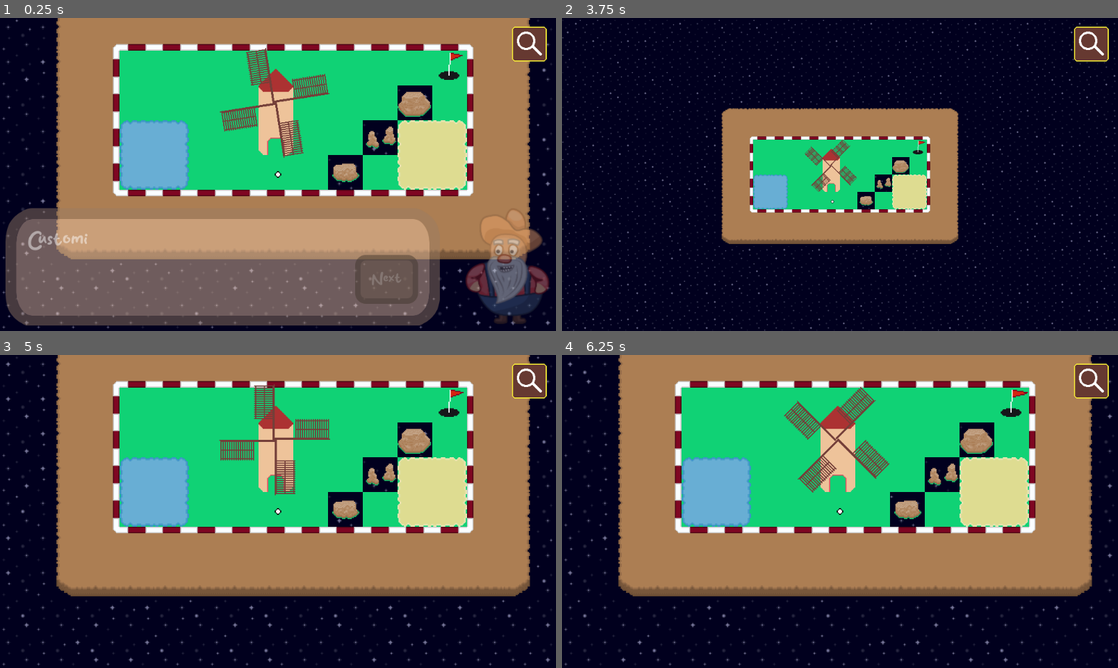
Above: before the commit, frames 1-4 (two rows, left to right).
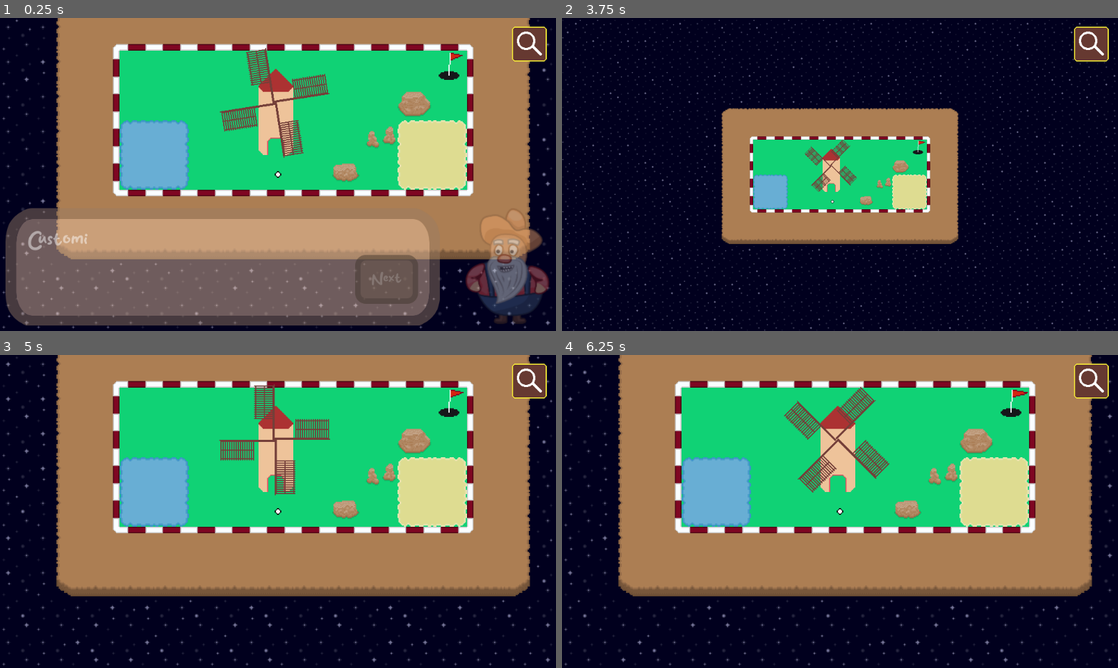
Above: after the commit, the same moments.

Repository: SleepingColossus/rustys-mini-golf
Game: Godot game, scene res://Maps/TestMap.tscn
Same seed, same stepped clock (60 frames per second), same inputs: the game is played once before the commit and once after it. The project has no main scene, so this scene is started directly.
Inputs (mouse positions are in pixels of both pictures, inside the frame that each line leads up to):
- Up to frame 1 (0.25 s): no input
- Up to frame 2 (3.75 s): click (1090, 43) at 0.5 s; click "Next" at 1.25 s; click (1090, 43) at 2 s; click (1090, 43) at 2.75 s; move the mouse to (962, 158) at 3.52 s; tap Z (toggle_zoom) at 3.6 s; click (962, 158) at 3.67 s
- Up to frame 3 (5 s): move the mouse to (166, 527) at 4.27 s; tap Z (toggle_zoom) at 4.35 s; click (166, 527) at 4.42 s
- Up to frame 4 (6.25 s): move the mouse to (895, 442) at 5.02 s; tap Z (toggle_zoom) at 5.1, 5.85 s; click (895, 442) at 5.17 s; move the mouse to (812, 574) at 5.77 s; click (812, 574) at 5.92 s

The runs differ from the first frame. In frame 1, 1.4% of the frame differs, in the area x 59-78%, y 21-55%; in frame 2, 0.4%; in frame 3, 1.4%; in frame 4, 1.4%.
Error in both runs: Invalid access to property or key 'enabled' on a base object of type 'Nil'. (res://UI/Overlay.gd:18)

Commit message:
Add Rockz that work

Diff:
--- a/Src/Maps/TestMap.tscn
+++ b/Src/Maps/TestMap.tscn
@@ -21,7 +21,7 @@
 tile_set = ExtResource("1_iv4n2")
 format = 2
 layer_0/name = "Terrain"
-layer_0/tile_data = PackedInt32Array(327689, 0, 6, 393225, 0 …(996 unchanged characters)… 6, 1, 589841, 65536, 1, 655377, 65536, 15, 720913, 65536, 2, 327698, 65536, 6, 393234, 65536, 0, 458770, 65536, 1, 524306, 65536, 1, 589842, 131072, 15, 655378, 65536, 1, 720914, 65536, 2, 327699, 65536, 6, 393235, 65536, 0, 458771, 65536, 1, 524307, 196608, 15, 589843, 65536, 1, 655379, 65536, 1, 72 …(655 unchanged characters)…
+layer_0/tile_data = PackedInt32Array(327689, 0, 6, 393225, 0 …(996 unchanged characters)… 6, 1, 589841, 65536, 1, 655377, 65536, 1, 720913, 65536, 2, 327698, 65536, 6, 393234, 65536, 0, 458770, 65536, 1, 524306, 65536, 1, 589842, 65536, 1, 655378, 65536, 1, 720914, 65536, 2, 327699, 65536, 6, 393235, 65536, 0, 458771, 65536, 1, 524307, 65536, 1, 589843, 65536, 1, 655379, 65536, 1, 72 …(655 unchanged characters)…
 layer_1/name = "Hole"
 layer_1/enabled = true
 layer_1/modulate = Color(1, 1, 1, 1)
@@ -43,6 +43,13 @@
 layer_3/y_sort_origin = 0
 layer_3/z_index = 0
 layer_3/tile_data = PackedInt32Array(589843, 65536, 10, 655379, 65536, 12, 589844, 196608, 10, 655380, 196608, 12)
+layer_4/name = "Rocks"
+layer_4/enabled = true
+layer_4/modulate = Color(1, 1, 1, 1)
+layer_4/y_sort_enabled = false
+layer_4/y_sort_origin = 0
+layer_4/z_index = 0
+layer_4/tile_data = PackedInt32Array(655377, 65536, 15, 589842, 131072, 15, 524307, 196608, 15)
 
 [node name="Background" type="TileMap" parent="."]
 z_index = -1
